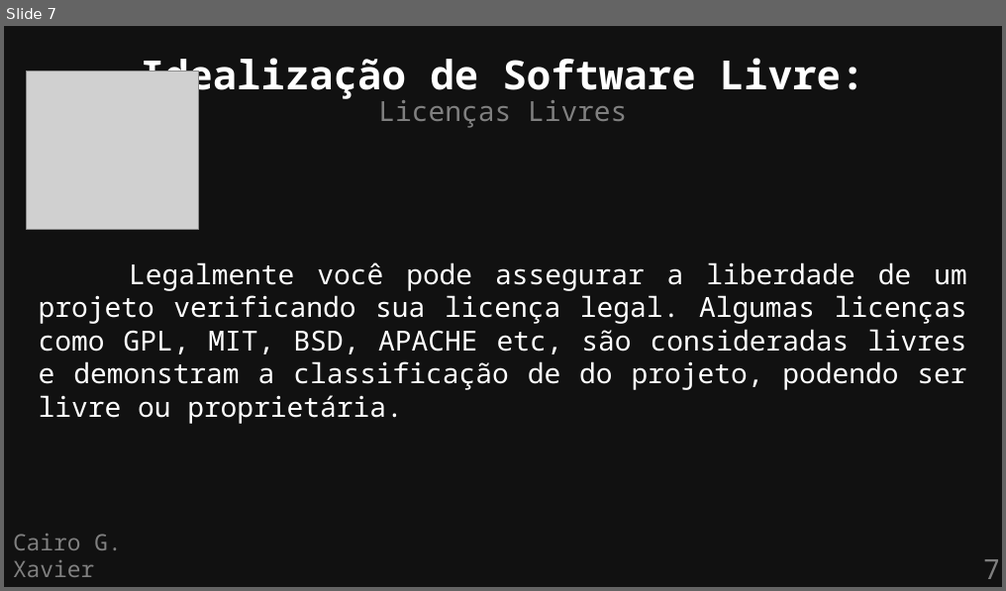
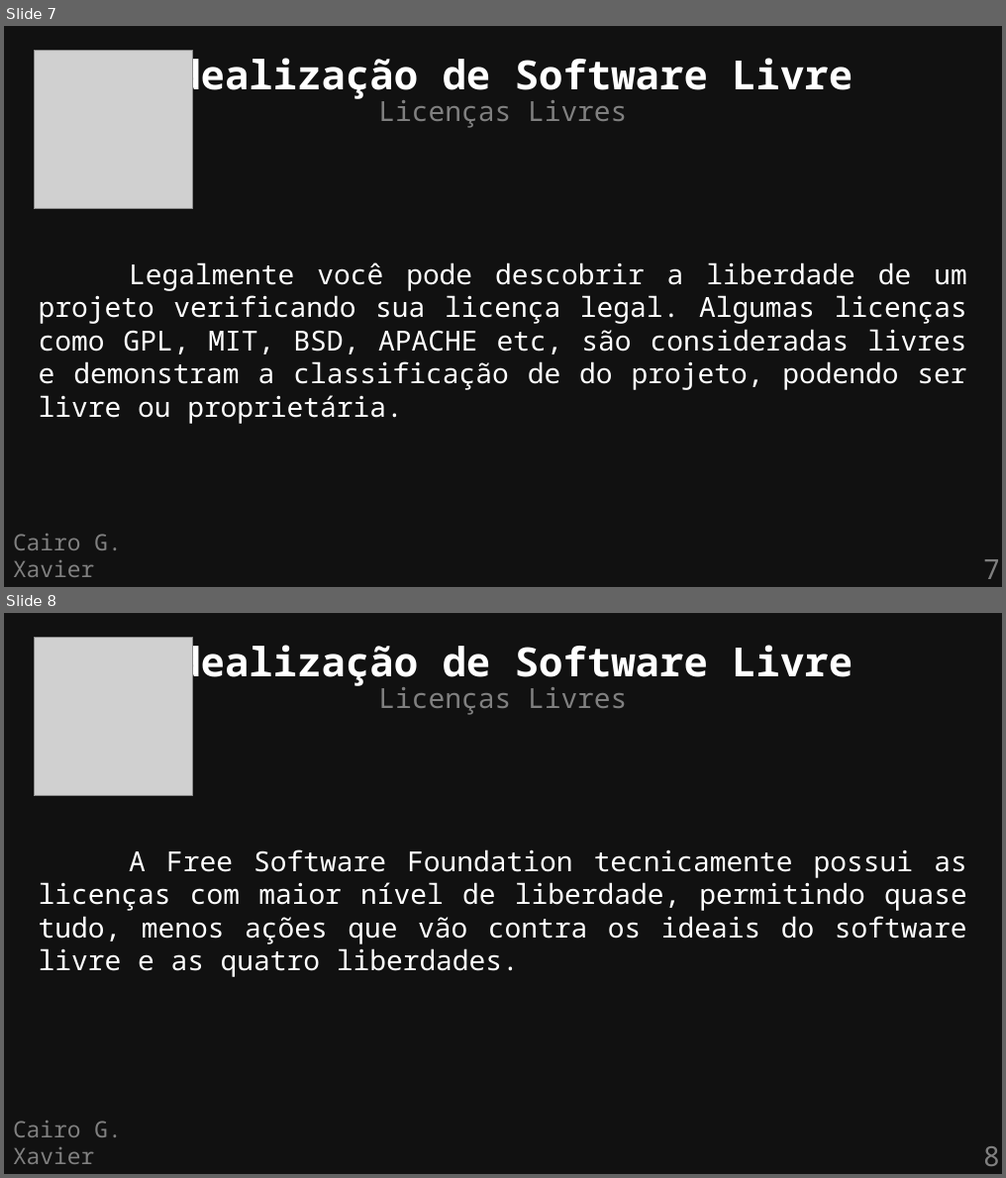
Before and after one commit to cairoGarcia/flisol-2026-ufmg, a slide deck: slides/definicao.odp. Shown one above the other, each under a label of ours: slide 7 before the commit, slides 7 and 8 after it. The pictures are 1006x591 and 1006x1178 pixels, drawn with LibreOffice and Linux fonts; fonts in the diff are those of the drawing; grey boxes stand for pictures. Boxes give left, top, right and bottom in pixels: in the first picture for what was removed or moved away, otherwise in the second. Text is boxed around its words. In the diff, an @@ line names an element or a change of style, - is before the commit and + after.

Commit message:
definicao: New slides; images: Updated images

```diff
--- a/slides/definicao.odp
+++ b/slides/definicao.odp
@@ slide 8 added at [4,613,1002,1174], background #111111 @@
@@ picture added at [34,638,192,796] @@
@@ text added at [152,639,852,687], 32 pt, text #FFFFFF, bold @@
+Idealização de Software Livre
@@ text added at [378,687,627,715], 22 pt, text #808080 @@
+Licenças Livres
@@ text added at [39,850,967,977], 22 pt, text #FFFFFF @@
+A Free Software Foundation tecnicamente possui as licenças com maior nível de liberdade, permitindo quase tudo, menos ações que vão contra os ideais do software livre e as quatro liberdades.
@@ text added at [13,1121,121,1164], 18 pt, text #808080 @@
+Cairo G. Xavier
@@ page number added at [983,1147,1000,1166], 22 pt, text #808080 @@
+8
@@ slide 7 changed as well @@
@@ picture: place and size @@
-picture at [27,71,199,230]
+picture at [34,51,192,209]
@@ text at [152,52,852,100]: text changed @@
-Idealização de Software Livre:
+Idealização de Software Livre
@@ text at [39,263,967,424]: text changed @@
-Legalmente você pode assegurar a liberdade de um projeto verificando sua licença legal. Algumas licenças como GPL, MIT, BSD, APACHE etc, são consideradas livres e demonstram a classificação de do projeto, podendo ser livre ou proprietária.
+Legalmente você pode descobrir a liberdade de um projeto verificando sua licença legal. Algumas licenças como GPL, MIT, BSD, APACHE etc, são consideradas livres e demonstram a classificação de do projeto, podendo ser livre ou proprietária.
```
Also in this commit, not shown: 6 other slides changed, 6 other slides added, 5 other files.
